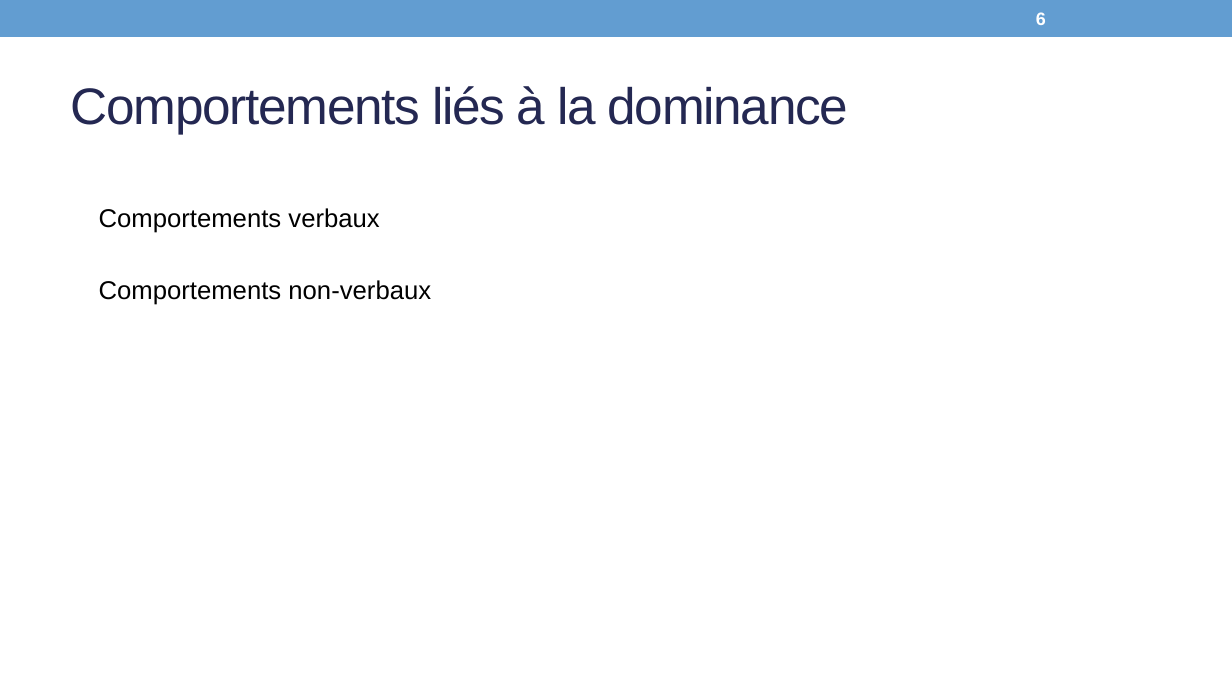
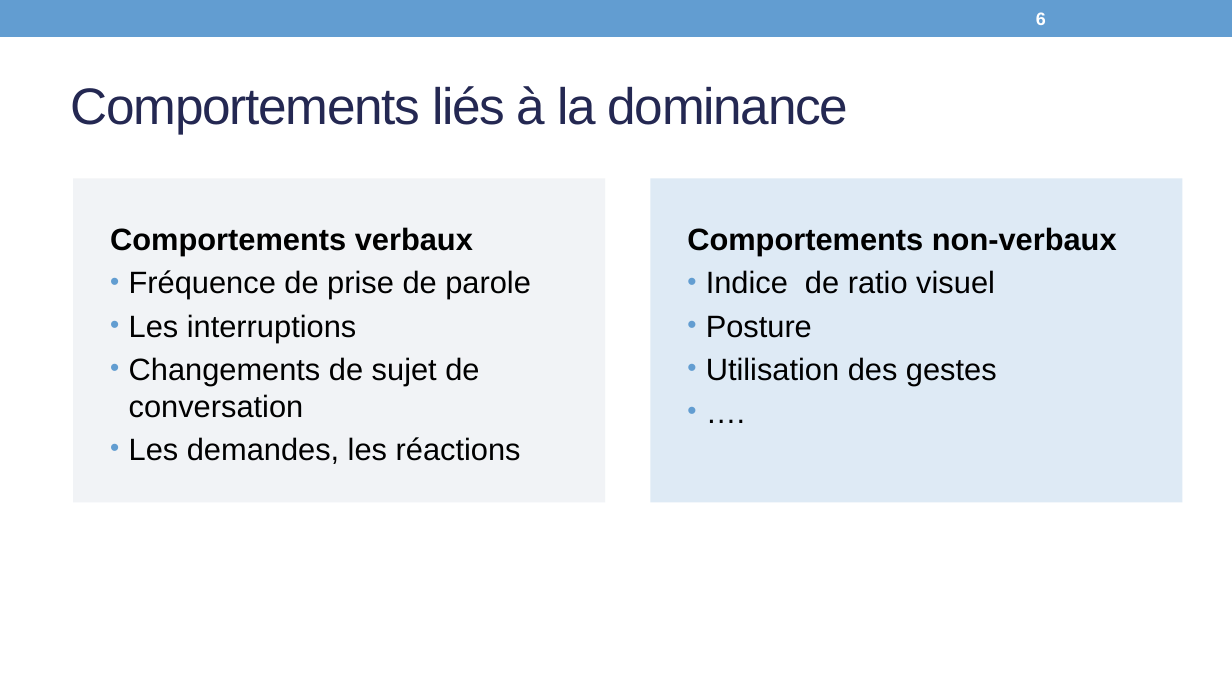
Before and after one commit to Olydia/Discolog, a slide deck: slide 6 of papers/Presentations/WACAI.pptx. Drawn at 1232x693 pixels with LibreOffice and Linux fonts; fonts in the diff are those of the drawing. Boxes give left, top, right and bottom in pixels: in the first picture for what was removed or moved away, otherwise in the second. Text is boxed around its words. In the diff, an @@ line names an element or a change of style, - is before the commit and + after.

```diff
--- a/papers/Presentations/WACAI.pptx
+++ b/papers/Presentations/WACAI.pptx
@@ text added at (73,178,605,503), fill #E5E9EE at 52% opacity, 24 pt, text #000000 @@
+  Comportements verbaux
+  • Fréquence de prise de parole
+  • Les interruptions
+  • Changements de sujet de conversation
+  • Les demandes, les réactions
@@ rectangle added at (651,178,1183,503), fill #C0D8ED at 52% opacity, 24 pt, text #000000 @@
+  Comportements non-verbaux
+  • Indice de ratio visuel
+  • Posture
+  • Utilisation des gestes
+  • ….
@@ text removed at (99,208,431,305) @@
-  Comportements verbaux
-  Comportements non-verbaux
```
Also in this commit, not shown: 8 other slides changed, 7 slides added, 3 slides removed, 1 other file.
